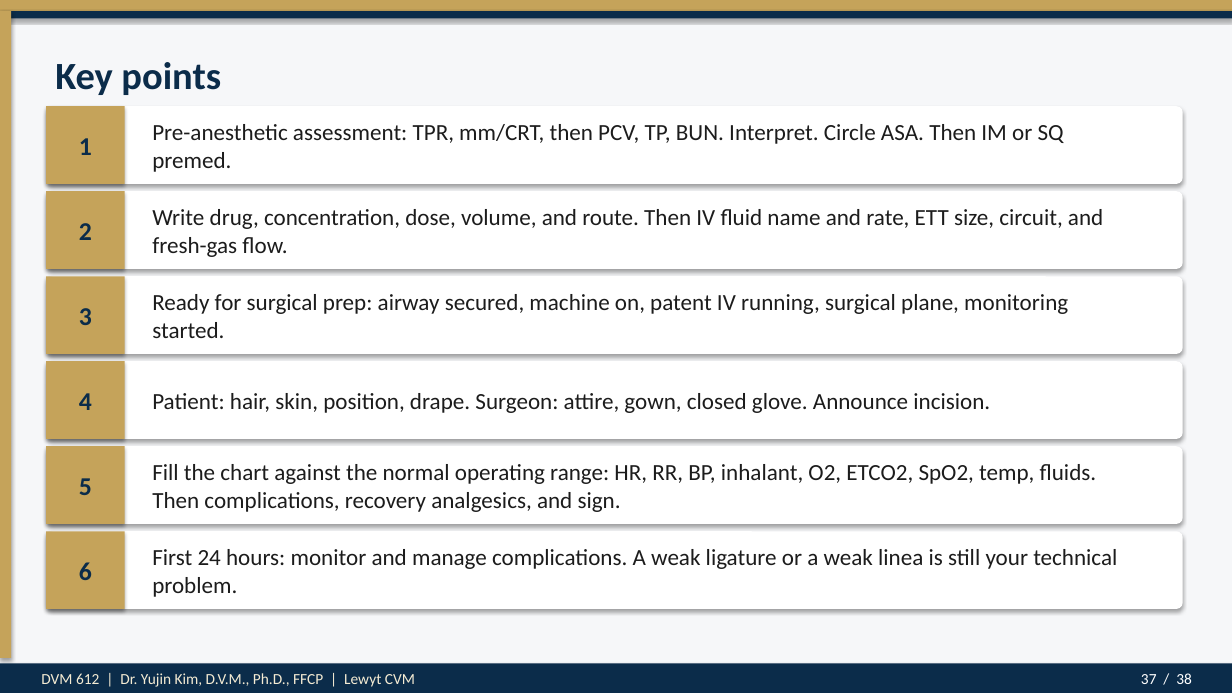
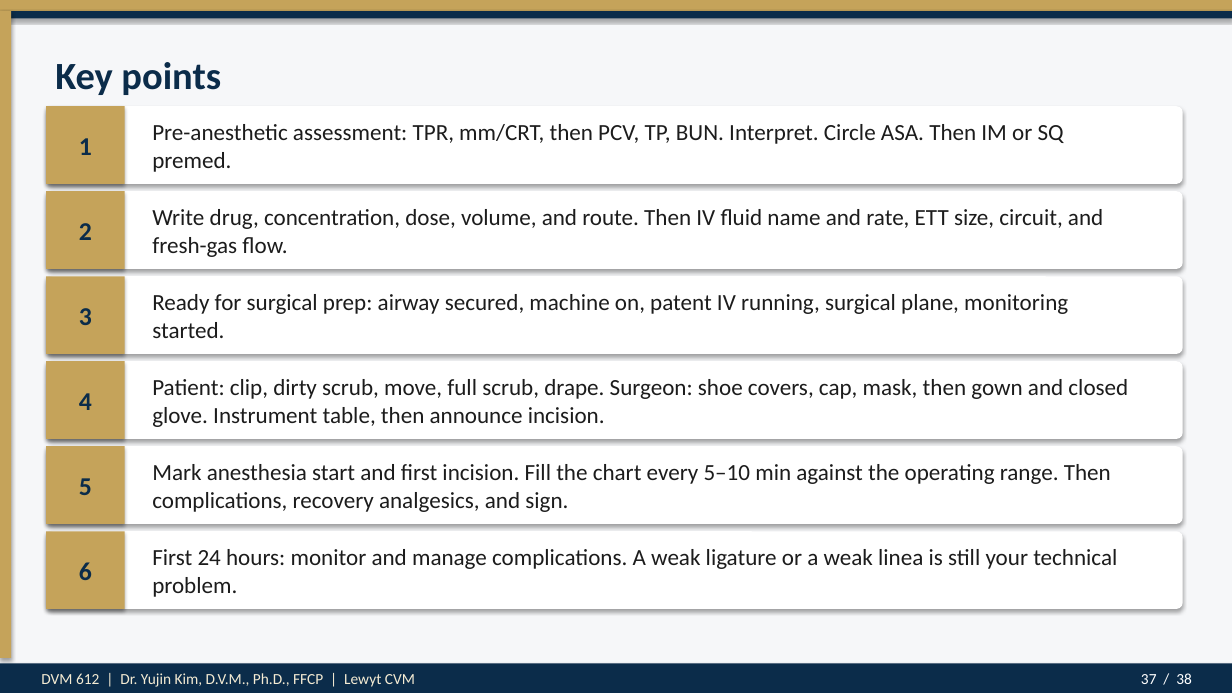
Before and after one commit to drkimvet/happycare, a slide deck: slide 37 of lectures/DVM-612_Week4_Preop_PatientPrep_Postop.pptx. Drawn at 1232x693 pixels with LibreOffice and Linux fonts; fonts in the diff are those of the drawing. Boxes give left, top, right and bottom in pixels: in the first picture for what was removed or moved away, otherwise in the second. Text is boxed around its words. In the diff, an @@ line names an element or a change of style, - is before the commit and + after.

```diff
--- a/lectures/DVM-612_Week4_Preop_PatientPrep_Postop.pptx
+++ b/lectures/DVM-612_Week4_Preop_PatientPrep_Postop.pptx
@@ text at box(152, 379, 1128, 427): text changed @@
-Patient: hair, skin, position, drape. Surgeon: attire, gown, closed glove. Announce incision.
+Patient: clip, dirty scrub, move, full scrub, drape. Surgeon: shoe covers, cap, mask, then gown and closed glove. Instrument table, then announce incision.
@@ text at box(152, 464, 1111, 512): text changed @@
-Fill the chart against the normal operating range: HR, RR, BP, inhalant, O2, ETCO2, SpO2, temp, fluids. Then complications, recovery analgesics, and sign.
+Mark anesthesia start and first incision. Fill the chart every 5–10 min against the operating range. Then complications, recovery analgesics, and sign.
```
Also in this commit, not shown: 7 other slides changed, 5 other files.
